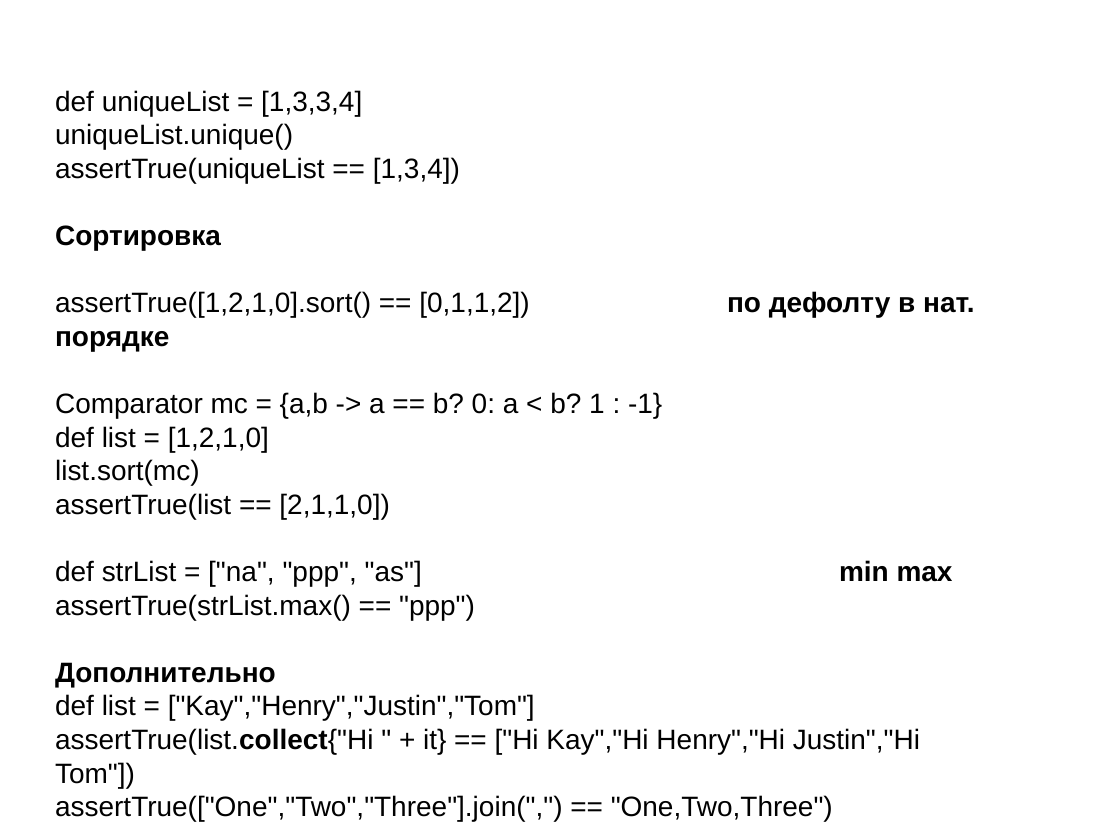
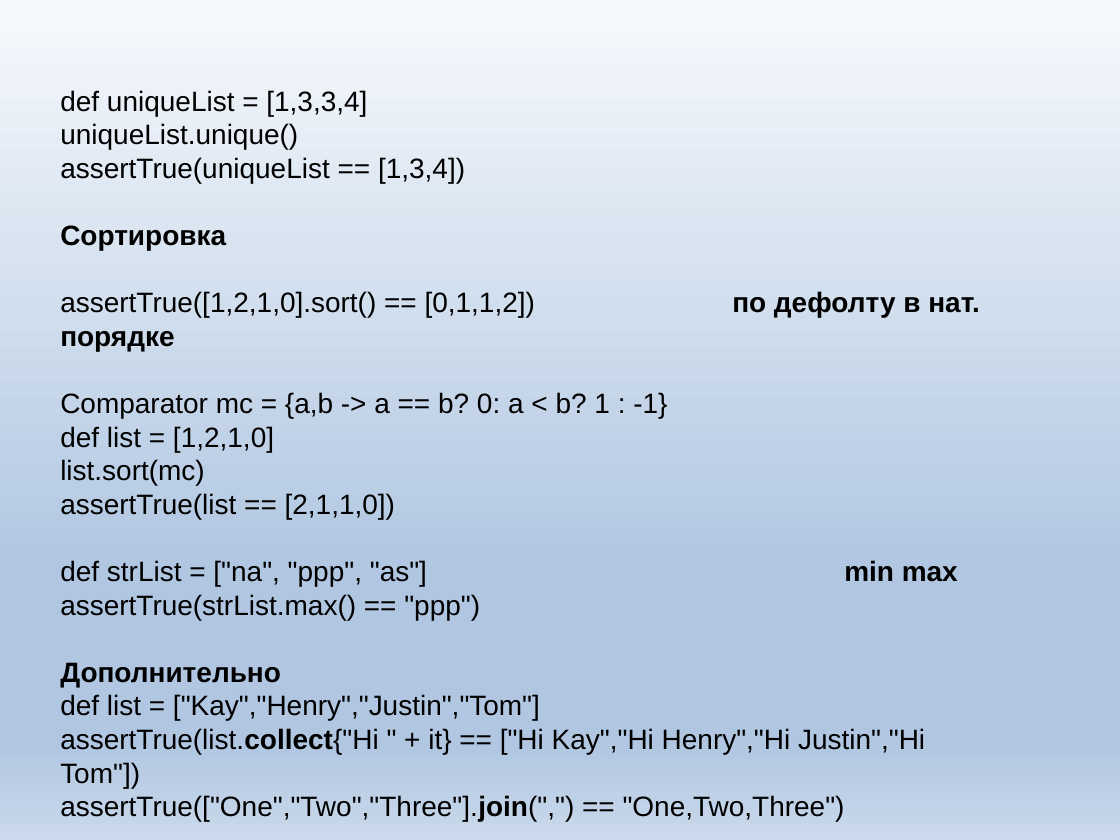
Before and after one commit to KZaharow/groovy, a slide deck: slide 15 of lets groovy.pptx. Drawn at 1120x840 pixels with LibreOffice and Linux fonts; fonts in the diff are those of the drawing; background and template pictures are left out. Boxes give left, top, right and bottom in pixels: in the first picture for what was removed or moved away, otherwise in the second. Text is boxed around its words. In the diff, an @@ line names an element or a change of style, - is before the commit and + after.

```diff
--- a/lets groovy.pptx
+++ b/lets groovy.pptx
@@ background picture (left out) to gradient #F6F9FC to #B0C6E1 to #CAD9EB @@
@@ text at [60, 795, 845, 821]: bold on in "assertTrue(["One","Two","Three"].join(",")" @@
```
Also in this commit, not shown: 14 other slides changed, 2 slides added, 1 other file.
